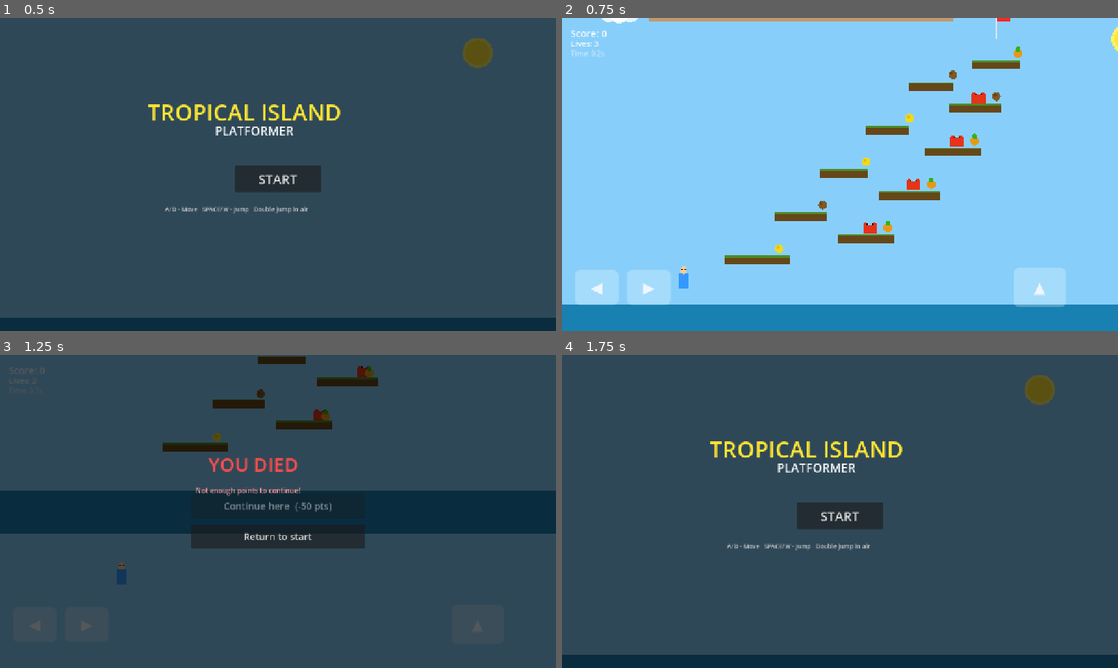
Above: before the commit, frames 1-4 (two rows, left to right).
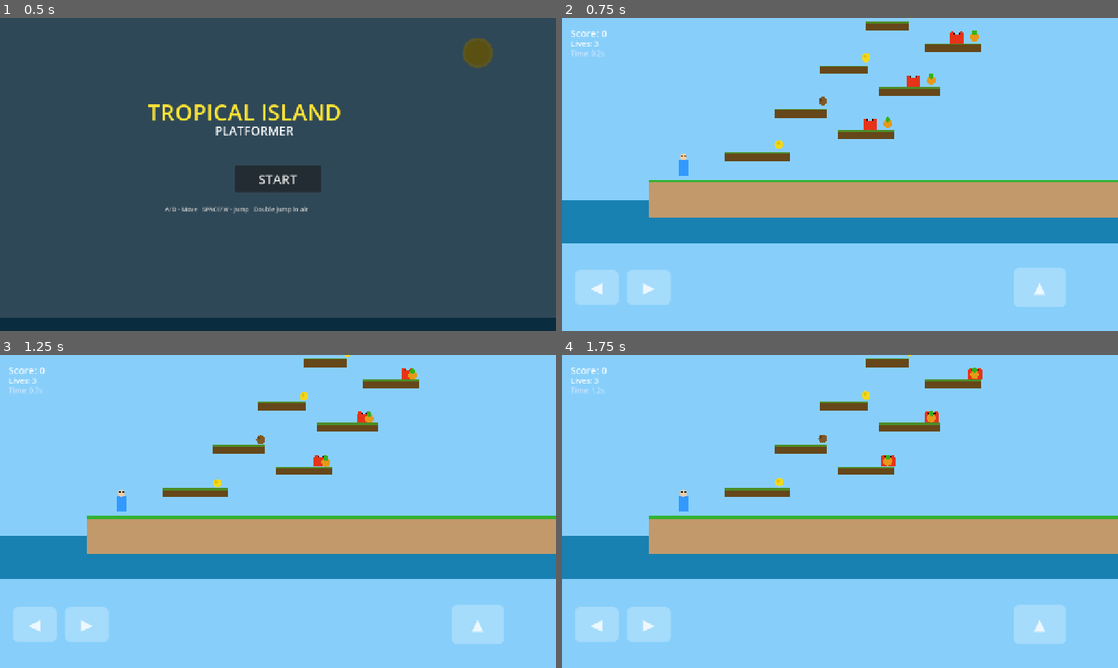
Above: after the commit, the same moments.

Repository: basic-scientia/Tropical-Island-Platformer
Game: Godot game, scene res://main.tscn
Two runs of this game, one before a commit and one after it. Both use one fixed random seed, a clock stepped at 60 frames per second and the inputs below.
Inputs (mouse positions are in pixels of both pictures, inside the frame that each line leads up to):
- Up to frame 1 (0.5 s): no input
- Up to frame 2 (0.75 s): click "START" at 0.5 s
- Up to frame 3 (1.25 s): no input
- Up to frame 4 (1.75 s): click (840, 536) at 1.25 s, where only the run before the commit has a clickable "Return to start"

Frame 1 is identical in both runs. In frame 2, 33% of the frame differs, in the area x 0-100%, y 0-100%; in frame 3, 100%; in frame 4, 100%.

Commit message:
Ground full level width, add wall at right edge, raise player start 5px

Diff:
--- a/main.gd
+++ b/main.gd
@@ -3,6 +3,7 @@
 const SCREEN_W = 1280
 const SCREEN_H = 720
 const GROUND_Y = 650
+const GROUND_H = 80
 const LEVEL_W = 4000
 const LEVEL_H = 4000
 
@@ -22,7 +23,7 @@
 
 
 	{
-		"start": Vector2(80, 633),
+		"start": Vector2(80, 628),
 		"goal": Vector2(800, 80),
 		"goal_label": "META",
 		"platforms": [
@@ -57,7 +58,7 @@
 		]
 	},
 	{
-		"start": Vector2(80, 633),
+		"start": Vector2(80, 628),
 		"goal": Vector2(2300, 30),
 		"goal_label": "META",
 		"platforms": [
@@ -89,7 +90,7 @@
 		]
 	},
 	{
-		"start": Vector2(80, 633),
+		"start": Vector2(80, 628),
 		"goal": Vector2(2800, 20),
 		"goal_label": "META",
 		"platforms": [
@@ -275,6 +276,7 @@
 		start.process_mode = PROCESS_MODE_DISABLED
 		start.queue_free()
 	_create_ground()
+	_create_wall()
 	_create_player()
 	_create_camera()
 	_build_level(0)
@@ -286,18 +288,36 @@
 func _create_ground():
 	var ground = StaticBody2D.new()
 	ground.name = "Ground"
+	ground.position = Vector2(0, GROUND_Y)
 	var collision = CollisionShape2D.new()
 	var shape = RectangleShape2D.new()
-	shape.size = Vector2(700, 40)
-	collision.shape = shape
-	collision.position = Vector2(350, 20)
+	shape.size = Vector2(LEVEL_W, GROUND_H)
+	collision.shape = shape
+	collision.position = Vector2(LEVEL_W / 2, GROUND_H / 2)
 	ground.add_child(collision)
 	var sand = ColorRect.new()
 	sand.color = Color(0.76, 0.60, 0.42)
-	sand.size = Vector2(700, 40)
+	sand.size = Vector2(LEVEL_W, GROUND_H)
 	sand.position = Vector2(0, 0)
 	ground.add_child(sand)
+	var grass = ColorRect.new()
+	grass.color = Color(0.2, 0.7, 0.2)
+	grass.size = Vector2(LEVEL_W, 6)
+	grass.position = Vector2(0, -6)
+	ground.add_child(grass)
 	add_child(ground)
+
+func _create_wall():
+	var wall = StaticBody2D.new()
+	wall.name = "Wall"
+	wall.position = Vector2(LEVEL_W, GROUND_Y)
+	var collision = CollisionShape2D.new()
+	var shape = RectangleShape2D.new()
+	shape.size = Vector2(20, GROUND_H + 200)
+	collision.shape = shape
+	collision.position = Vector2(0, (GROUND_H + 200) / 2)
+	wall.add_child(collision)
+	add_child(wall)
 
 func _create_platform(x, y, w, h):
 	var plat = StaticBody2D.new()
@@ -347,7 +367,7 @@
 func _create_player():
 	player = CharacterBody2D.new()
 	player.set_script(preload("res://player.gd"))
-	player.position = Vector2(80, 633)
+	player.position = Vector2(80, 628)
 	var collision = CollisionShape2D.new()
 	var shape = RectangleShape2D.new()
 	shape.size = Vector2(20, 34)
@@ -433,6 +453,9 @@
 	var ground = get_node_or_null("Ground")
 	if ground:
 		ground.queue_free()
+	var wall = get_node_or_null("Wall")
+	if wall:
+		wall.queue_free()
 	var tc = get_node_or_null("TouchControls")
 	if tc:
 		tc.queue_free()
@@ -453,8 +476,6 @@
 
 func _create_camera():
 	camera = Camera2D.new()
-	camera.position_smoothing_enabled = true
-	camera.position_smoothing_speed = 5.0
 	camera.limit_left = -200
 	camera.limit_right = LEVEL_W + 200
 	camera.limit_top = -200
